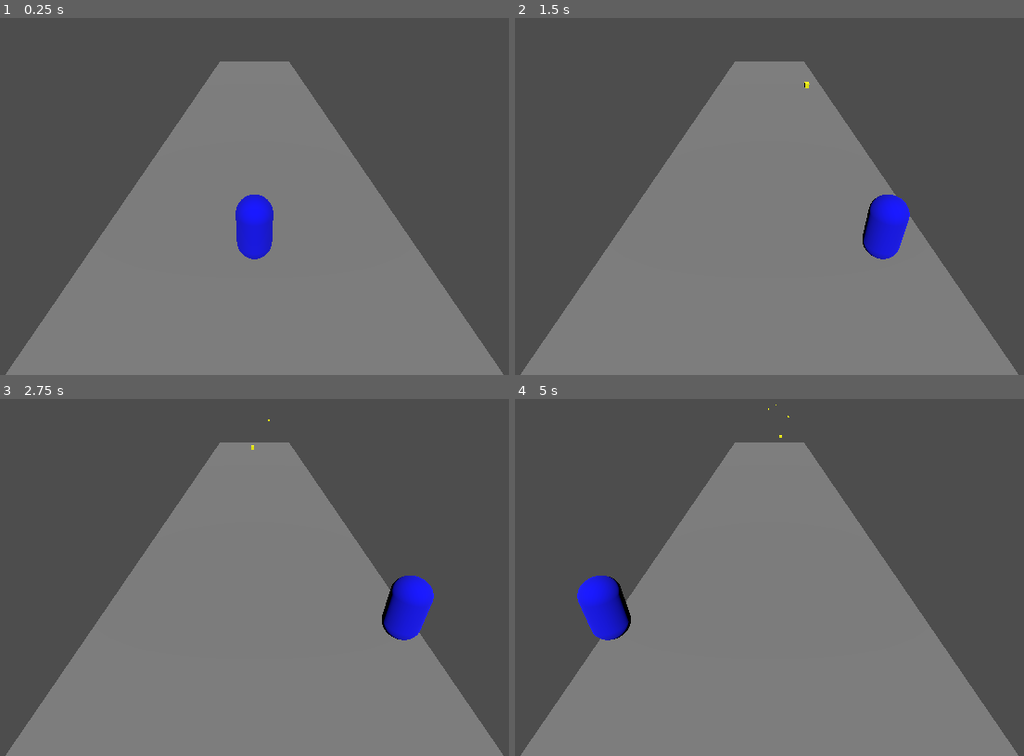
Above: before the commit, frames 1-4 (two rows, left to right).
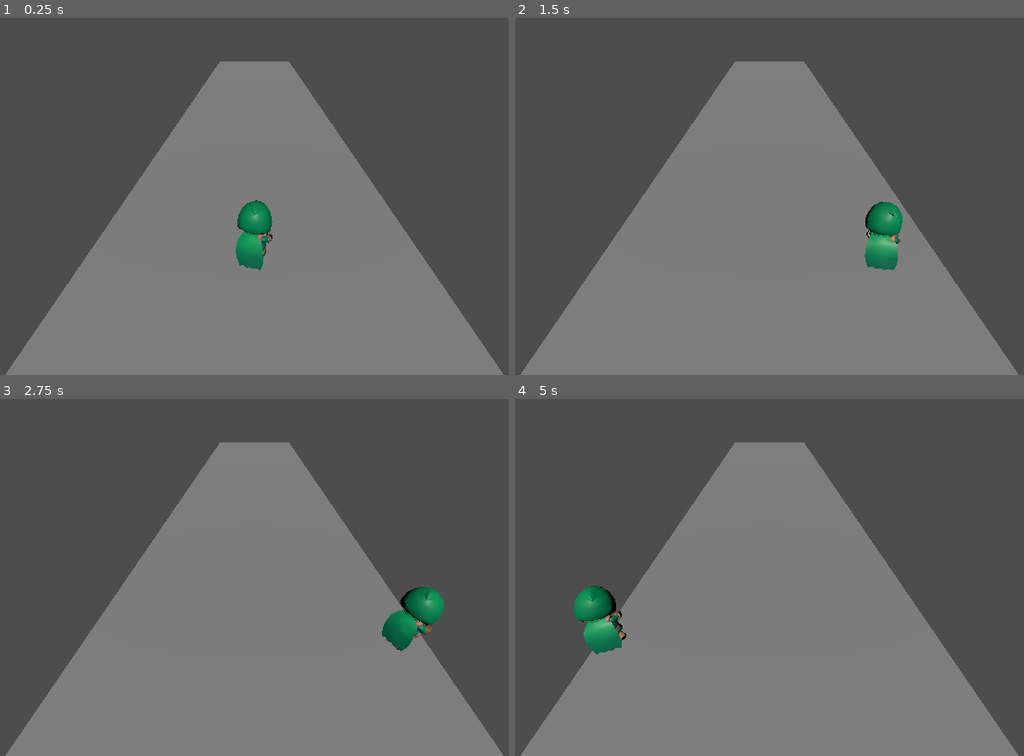
Above: after the commit, the same moments.

Repository: RoldLorenzo/ad_game
Game: Godot game, scene res://scenes/main.tscn
The game is run twice, just before and just after one commit, with the same random seed, the same clock (stepped at 60 frames per second) and the same inputs.
Inputs:
- Up to frame 1 (0.25 s): no input
- Up to frame 2 (1.5 s): tap Enter at 0.5 s; hold D (move_right) 0.53-1.28 s; hold A (move_left) from 1.28 s (still down)
- Up to frame 3 (2.75 s): release A (move_left) at 2.03 s; hold D (move_right) from 2.03 s (still down)
- Up to frame 4 (5 s): release D (move_right) at 3.53 s; hold A (move_left) from 3.53 s (still down)

The runs differ from the first frame. In frame 1, 1.3% of the frame differs, in the area x 46-54%, y 49-71%; in frame 2, 1.5%; in frame 3, 1.8%; in frame 4, 1.8%, in the area x 11-54%, y 1-72%.

Commit message:
adicionado personagem rogue e animações

Diff:
--- a/scenes/main.tscn
+++ b/scenes/main.tscn
@@ -1,6 +1,6 @@
 [gd_scene load_steps=6 format=3 uid="uid://51bupjfkn8d0"]
 
-[ext_resource type="PackedScene" uid="uid://ca6id1c57nqu5" path="res://scenes/player.tscn" id="1_o5qli"]
+[ext_resource type="PackedScene" uid="uid://jym00tuoxqch" path="res://scenes/rogue_hooded.tscn" id="1_o5qli"]
 
 [sub_resource type="BoxShape3D" id="BoxShape3D_sgp6g"]
 size = Vector3(15, 2, 60)
@@ -16,8 +16,8 @@
 
 [node name="Main" type="Node"]
 
-[node name="Player" parent="." instance=ExtResource("1_o5qli")]
-transform = Transform3D(1, 0, 0, 0, 1, 0, 0, 0, 1, 0, 1.75, 8)
+[node name="Rogue_Hooded" parent="." instance=ExtResource("1_o5qli")]
+transform = Transform3D(-1, 0, -8.74228e-08, 0, 1, 0, 8.74228e-08, 0, -1, 0, 1.50987, 8.2483)
 
 [node name="Ground" type="StaticBody3D" parent="."]
 transform = Transform3D(1, 0, 0, 0, 1, 0, 0, 0, 1, 0, -1, -16)
--- /dev/null
+++ b/scenes/rogue_hooded.tscn
@@ -0,0 +1,168 @@
+[gd_scene load_steps=13 format=3 uid="uid://jym00tuoxqch"]
+
+[ext_resource type="PackedScene" uid="uid://cukn40ilg0yp3" path="res://assets/characters/Rogue_Hooded.glb" id="1_d7xhm"]
+[ext_resource type="Script" uid="uid://b4m246jw57var" path="res://scripts/player.gd" id="2_ou4w3"]
+
+[sub_resource type="AnimationNodeAnimation" id="AnimationNodeAnimation_ou4w3"]
+animation = &"Running_Strafe_Right"
+
+[sub_resource type="AnimationNodeAnimation" id="AnimationNodeAnimation_abk0e"]
+animation = &"Running_A"
+
+[sub_resource type="AnimationNodeAnimation" id="AnimationNodeAnimation_fx6rw"]
+animation = &"2H_Ranged_Shooting"
+
+[sub_resource type="AnimationNodeAnimation" id="AnimationNodeAnimation_v0w2y"]
+animation = &"Running_Strafe_Left"
+
+[sub_resource type="AnimationNodeBlend2" id="AnimationNodeBlend2_atf0n"]
+filter_enabled = true
+filters = ["Rig/Skeleton3D:hand.l", "Rig/Skeleton3D:hand.r", "Rig/Skeleton3D:handslot.l", "Rig/Skeleton3D:handslot.r", "Rig/Skeleton3D:head", "Rig/Skeleton3D:lowerarm.l", "Rig/Skeleton3D:lowerarm.r", "Rig/Skeleton3D:spine", "Rig/Skeleton3D:upperarm.l", "Rig/Skeleton3D:upperarm.r"]
+
+[sub_resource type="AnimationNodeTransition" id="AnimationNodeTransition_anfej"]
+xfade_time = 0.3
+input_0/name = "RunLeft"
+input_0/auto_advance = false
+input_0/break_loop_at_end = false
+input_0/reset = true
+input_1/name = "RunRight"
+input_1/auto_advance = false
+input_1/break_loop_at_end = false
+input_1/reset = true
+input_2/name = "Run"
+input_2/auto_advance = false
+input_2/break_loop_at_end = false
+input_2/reset = true
+
+[sub_resource type="AnimationNodeBlendTree" id="AnimationNodeBlendTree_27mb0"]
+graph_offset = Vector2(-530.541, 79.1263)
+nodes/Animation/node = SubResource("AnimationNodeAnimation_v0w2y")
+nodes/Animation/position = Vector2(-500, 200)
+"nodes/Animation 2/node" = SubResource("AnimationNodeAnimation_ou4w3")
+"nodes/Animation 2/position" = Vector2(-500, 380)
+"nodes/Animation 3/node" = SubResource("AnimationNodeAnimation_abk0e")
+"nodes/Animation 3/position" = Vector2(-480, 560)
+"nodes/Animation 4/node" = SubResource("AnimationNodeAnimation_fx6rw")
+"nodes/Animation 4/position" = Vector2(120, 380)
+nodes/RunWeapon/node = SubResource("AnimationNodeBlend2_atf0n")
+nodes/RunWeapon/position = Vector2(440, 260)
+nodes/Transition/node = SubResource("AnimationNodeTransition_anfej")
+nodes/Transition/position = Vector2(-100, 220)
+nodes/output/position = Vector2(620, 220)
+node_connections = [&"RunWeapon", 0, &"Transition", &"RunWeapon", 1, &"Animation 4", &"Transition", 0, &"Animation", &"Transition", 1, &"Animation 2", &"Transition", 2, &"Animation 3", &"output", 0, &"RunWeapon"]
+
+[sub_resource type="CapsuleShape3D" id="CapsuleShape3D_d7xhm"]
+radius = 0.75
+height = 3.0
+
+[sub_resource type="StandardMaterial3D" id="StandardMaterial3D_ou4w3"]
+albedo_color = Color(0, 0, 1, 1)
+
+[sub_resource type="CapsuleMesh" id="CapsuleMesh_abk0e"]
+radius = 0.75
+height = 3.0
+
+[node name="Rogue_Hooded" instance=ExtResource("1_d7xhm")]
+script = ExtResource("2_ou4w3")
+
+[node name="Rig" parent="." index="0"]
+transform = Transform3D(1.295, 0, 0, 0, 1.295, 0, 0, 0, 1.295, 0, -1.495, 0)
+
+[node name="Skeleton3D" parent="Rig" index="0"]
+bones/0/position = Vector3(0, 0.0328993, 0)
+bones/1/position = Vector3(0, 0.436391, 0)
+bones/1/rotation = Quaternion(0.0992956, -1.1862e-07, 1.1837e-08, 0.995058)
+bones/2/rotation = Quaternion(0.0162784, -0.225115, -0.0271661, 0.973817)
+bones/3/rotation = Quaternion(0.0421341, -0.00171336, -0.00881443, 0.999072)
+bones/4/position = Vector3(0.237825, 0.134132, 0.0707304)
+bones/4/rotation = Quaternion(-0.52818, -0.381138, -0.758762, 0.00630003)
+bones/5/rotation = Quaternion(-3.68391e-09, -3.91213e-08, -0.724537, 0.689236)
+bones/7/rotation = Quaternion(-0.329134, 0.357265, -0.296063, 0.822423)
+bones/8/position = Vector3(8.34828e-10, 0.0961251, -0.0575)
+bones/8/rotation = Quaternion(1.60975e-09, 1.60975e-09, -0.707107, 0.707107)
+bones/10/position = Vector3(-0.205704, 0.134132, -0.0728219)
+bones/10/rotation = Quaternion(-0.635798, 0.250152, 0.496365, 0.535543)
+bones/11/rotation = Quaternion(2.52565e-08, 1.74309e-08, 0.764192, 0.644988)
+bones/13/rotation = Quaternion(-0.214549, 0.501577, 0.335237, 0.768118)
+bones/14/position = Vector3(-0.00327587, 0.0957435, -0.0747036)
+bones/14/rotation = Quaternion(0.0182482, 0.0177895, 0.707211, 0.706543)
+bones/19/rotation = Quaternion(-0.0230365, 0.170834, 0.0894936, 0.980957)
+bones/21/position = Vector3(0.170945, 0.113587, -0.096534)
+bones/21/rotation = Quaternion(0.999059, -2.28881e-07, -4.32957e-08, 0.0433752)
+bones/22/rotation = Quaternion(0.657525, 5.20196e-08, -4.56631e-07, 0.753433)
+bones/23/rotation = Quaternion(-0.203585, 6.47747e-08, 3.00762e-07, 0.979057)
+bones/24/rotation = Quaternion(2.7642e-08, 0.883188, -0.469018, 5.70685e-08)
+bones/25/position = Vector3(-0.170945, 0.113587, 0.096534)
+bones/25/rotation = Quaternion(0.824376, 2.24667e-07, -6.33986e-08, 0.566042)
+bones/26/rotation = Quaternion(0.47662, -6.06968e-08, 3.30998e-07, 0.87911)
+bones/27/rotation = Quaternion(-0.639725, 1.82792e-07, -1.46207e-07, 0.768604)
+bones/28/rotation = Quaternion(3.04797e-08, 0.920355, -0.391084, -6.94848e-08)
+bones/29/position = Vector3(0.170945, 0.326512, 0.610014)
+bones/29/rotation = Quaternion(0.707107, -2.29302e-07, -4.60551e-08, 0.707107)
+bones/30/position = Vector3(0.170945, 0.127451, -0.446242)
+bones/30/rotation = Quaternion(0.166595, -9.53103e-08, 1.40792e-08, 0.986026)
+bones/31/rotation = Quaternion(7.54953e-15, -1.38321e-22, 1, 4.44089e-16)
+bones/32/position = Vector3(3.75294e-09, 0.213436, 0)
+bones/32/rotation = Quaternion(-1.04035e-07, 0.391084, 0.920355, -2.95261e-08)
+bones/33/position = Vector3(-6.31128e-09, 0.16565, -5.09137e-09)
+bones/34/rotation = Quaternion(1, -1.33227e-15, 1.94707e-07, 0)
+bones/36/position = Vector3(-0.170945, 0.326512, 0.610014)
+bones/36/rotation = Quaternion(0.707107, -3.82385e-08, 1.45009e-07, 0.707107)
+bones/37/position = Vector3(-0.170945, 0.318231, 0.592137)
+bones/37/rotation = Quaternion(-0.892056, -5.30645e-08, -8.35985e-08, 0.451924)
+bones/38/position = Vector3(1.94581e-08, 0.362833, 5.96046e-08)
+bones/38/rotation = Quaternion(7.10544e-15, -1.38321e-22, 1, -2.22045e-16)
+bones/39/position = Vector3(3.75294e-09, 0.213436, 2.14539e-08)
+bones/39/rotation = Quaternion(-1.04035e-07, 0.391084, 0.920355, -2.95261e-08)
+bones/40/position = Vector3(-6.31128e-09, 0.16565, 2.282e-08)
+bones/41/rotation = Quaternion(1, 4.44087e-16, 1.94707e-07, 1.54616e-29)
+bones/43/position = Vector3(0.453508, 0.906761, -0.688859)
+bones/43/rotation = Quaternion(-0.707107, -7.27951e-08, -7.27951e-08, 0.707107)
+bones/44/position = Vector3(0.513182, 0.813883, 0.137661)
+bones/44/rotation = Quaternion(0.662014, 0.459907, 0.537109, 0.248469)
+bones/45/position = Vector3(-0.453507, 0.906761, -0.68886)
+bones/45/rotation = Quaternion(-0.707107, -7.27951e-08, -7.27951e-08, 0.707107)
+bones/46/position = Vector3(-0.513182, 0.813884, 0.13766)
+bones/46/rotation = Quaternion(-0.662015, 0.459907, 0.537108, -0.248469)
+
+[node name="Knife_Offhand" parent="Rig/Skeleton3D" index="0"]
+transform = Transform3D(0.974734, 0.222005, 0.0246354, -0.0711115, 0.203873, 0.97641, 0.211746, -0.953493, 0.214509, -0.119709, 0.908492, 0.60579)
+visible = false
+
+[node name="1H_Crossbow" parent="Rig/Skeleton3D" index="1"]
+transform = Transform3D(0.999523, 0.02686, 0.0152104, -0.0232274, 0.979007, -0.202498, -0.0203298, 0.202049, 0.979164, -0.412552, 1.05789, 0.0335948)
+visible = false
+
+[node name="2H_Crossbow" parent="Rig/Skeleton3D" index="2"]
+transform = Transform3D(0.999523, 0.02686, 0.0152104, -0.0232274, 0.979007, -0.202498, -0.0203298, 0.202049, 0.979164, -0.412552, 1.05789, 0.0335948)
+visible = false
+
+[node name="Knife" parent="Rig/Skeleton3D" index="3"]
+transform = Transform3D(-0.0152104, 0.0268603, 0.999523, 0.202498, 0.979007, -0.0232277, -0.979164, 0.202048, -0.0203299, -0.410682, 1.04684, 0.138136)
+visible = false
+
+[node name="Throwable" parent="Rig/Skeleton3D" index="4"]
+transform = Transform3D(-0.0152104, 0.0268601, 0.999523, 0.202498, 0.979007, -0.0232276, -0.979164, 0.202048, -0.0203299, -0.40584, 1.2233, 0.174554)
+visible = false
+
+[node name="Rogue_Cape" parent="Rig/Skeleton3D" index="5"]
+transform = Transform3D(0.895039, 0.0240836, -0.445337, -0.163238, 0.946942, -0.276865, 0.415041, 0.3205, 0.851481, 0.0229504, 1.25142, 0.206)
+
+[node name="AnimationTree" type="AnimationTree" parent="." index="2"]
+tree_root = SubResource("AnimationNodeBlendTree_27mb0")
+anim_player = NodePath("../AnimationPlayer")
+parameters/RunWeapon/blend_amount = 1.0
+parameters/Transition/current_state = "Run"
+parameters/Transition/transition_request = ""
+parameters/Transition/current_index = 2
+
+[node name="CollisionShape3D" type="CollisionShape3D" parent="." index="3"]
+shape = SubResource("CapsuleShape3D_d7xhm")
+
+[node name="MeshInstance3D" type="MeshInstance3D" parent="." index="4"]
+visible = false
+material_override = SubResource("StandardMaterial3D_ou4w3")
+mesh = SubResource("CapsuleMesh_abk0e")
+
+[node name="ShootTimer" type="Timer" parent="." index="5"]
+autostart = true
--- a/scripts/player.gd
+++ b/scripts/player.gd
@@ -1,14 +1,22 @@
 extends CharacterBody3D
+
+@onready var animation_tree: AnimationTree = $AnimationTree
 
 @export var speed = 10
 @export var bullet_scene: PackedScene
 
+func _ready() -> void:
+	pass
+
 func _physics_process(delta: float) -> void:
 	var direction = Vector3.ZERO
+	animation_tree.set("parameters/Transition/transition_request", "Run")
 
 	if Input.is_action_pressed("move_right"):
+		animation_tree.set("parameters/Transition/transition_request", "RunRight")
 		direction.x += 1
 	if Input.is_action_pressed("move_left"):
+		animation_tree.set("parameters/Transition/transition_request", "RunLeft")
 		direction.x -= 1
 
 	if direction != Vector3.ZERO:
Binary file added: assets/characters/Rogue_Hooded.glb
Not shown, added: assets/characters/Rogue_Hooded.glb.import
Binary file added: assets/characters/Rogue_Hooded_rogue_texture.png
Not shown, added: assets/characters/Rogue_Hooded_rogue_texture.png.import
Binary file added: assets/characters/rogue_texture.png
Not shown, added: assets/characters/rogue_texture.png.import
